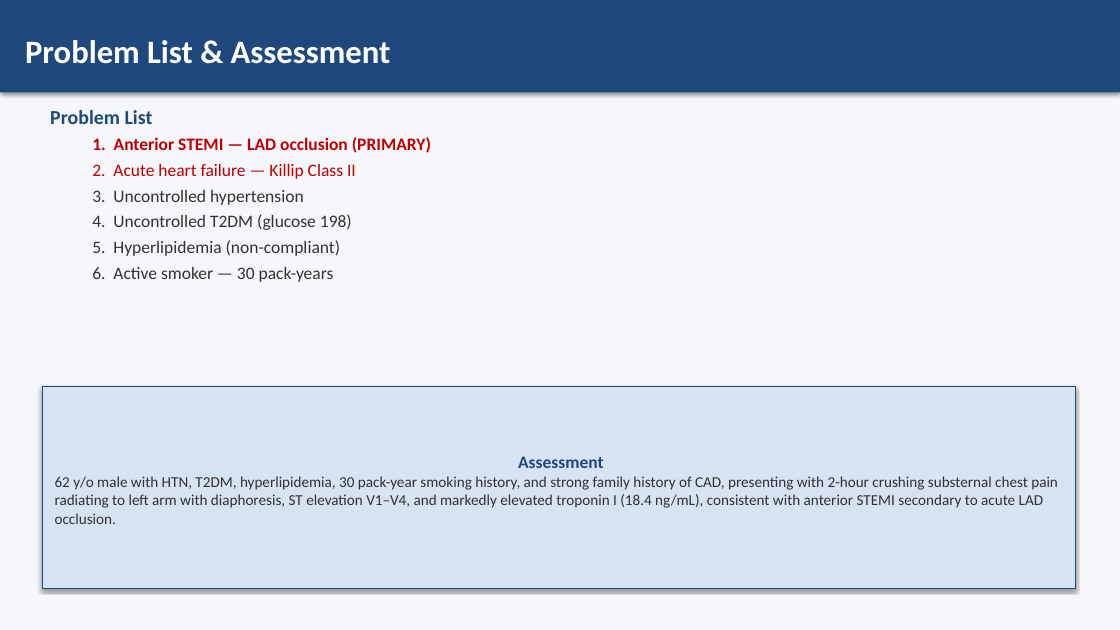
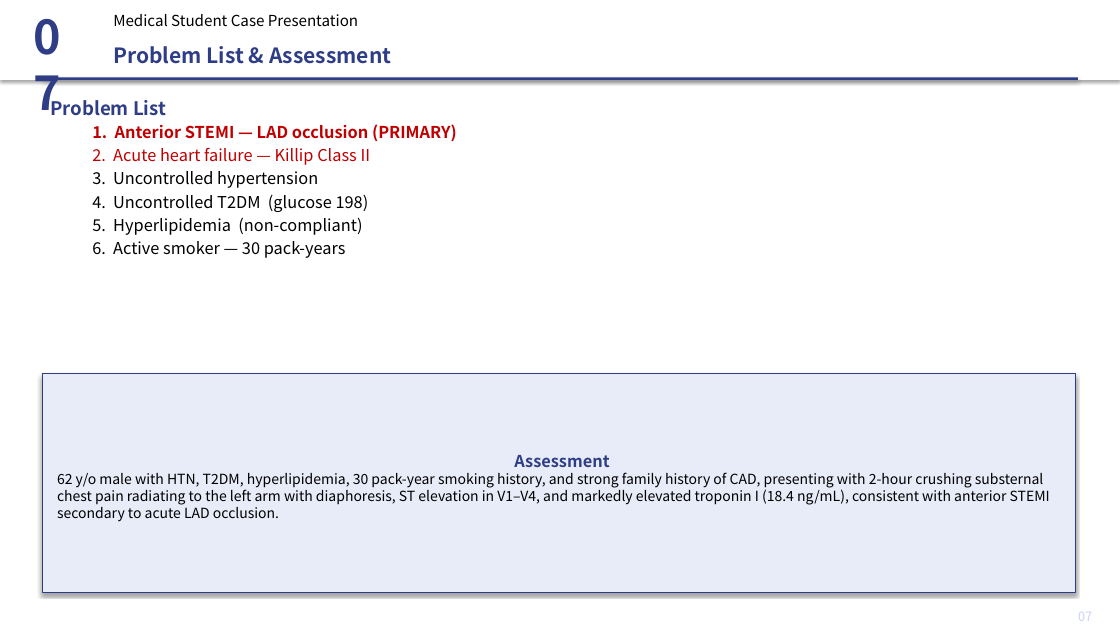
Before and after one commit to p16791918-lab/endo, a slide deck: slide 8 of case_MI.pptx. Drawn at 1120x630 pixels with LibreOffice and Linux fonts; fonts in the diff are those of the drawing. Boxes give left, top, right and bottom in pixels: in the first picture for what was removed or moved away, otherwise in the second. Text is boxed around its words. In the diff, an @@ line names an element or a change of style, - is before the commit and + after.

```diff
--- a/case_MI.pptx
+++ b/case_MI.pptx
@@ rectangle at (0,0,1120,630): fill #F5F7FA to #FFFFFF @@
@@ rectangle added at (0,0,1120,80), fill #FFFFFF @@
@@ text added at (25,4,92,76), 40 pt, text #2E3D86, bold @@
+07
@@ text added at (113,14,358,26), 13 pt, text #000000 @@
+Medical Student Case Presentation
@@ text "Problem List & Assessment": place and size @@
-text "Problem List & Assessment" at (0,0,1120,92)
+text "Problem List & Assessment" at (113,46,391,64)
@@ text "Problem List & Assessment" at (113,46,391,64): size 28 to 18 pt, font Calibri to Noto Sans CJK KR, text colour #FFFFFF to #2E3D86; vertical alignment middle to top; fill #1F497D to none; shadow off @@
@@ rectangle added at (42,77,1078,80), fill #2E3D86 @@
@@ text "Problem List": place and size @@
-text "Problem List" at (50,110,431,282)
+text "Problem List" at (50,100,457,258)
@@ text "Problem List" at (50,100,457,258): size 17 to 16 pt, text colour #1F497D to #2E3D86 in "Problem List"; font Calibri to Noto Sans CJK KR, size 15 to 14 pt; text colour #323232 to #000000 in "3. Uncontrolled hypertension", "4. Uncontrolled T2DM (glucose 198)", "5. Hyperlipidemia (non-compliant)", "6. Active smoker — 30 pack-years"; less space between paragraphs @@
@@ rectangle "Assessment": place and size @@
-rectangle "Assessment" at (42,386,1075,588)
+rectangle "Assessment" at (42,374,1075,592)
@@ rectangle "Assessment" at (42,374,1075,592): fill #D6E3F3 to #E8EBF8; outline #1F497D 0.75 pt to #2E3D86 0.75 pt @@
@@ text in rectangle at (57,472,1050,522): text changed; size 13 to 12 pt; font Calibri to Noto Sans CJK KR; text colour #323232 to #000000 @@
-62 y/o male with HTN, T2DM, hyperlipidemia, 30 pack-year smoking history, and strong family history of CAD, presenting with 2-hour crushing substernal chest pain radiating to left arm with diaphoresis, ST elevation V1–V4, and markedly elevated troponin I (18.4 ng/mL), consistent with anterior STEMI secondary to acute LAD occlusion.
+62 y/o male with HTN, T2DM, hyperlipidemia, 30 pack-year smoking history, and strong family history of CAD, presenting with 2-hour crushing substernal chest pain radiating to the left arm with diaphoresis, ST elevation in V1–V4, and markedly elevated troponin I (18.4 ng/mL), consistent with anterior STEMI secondary to acute LAD occlusion.
@@ text in rectangle at (514,455,609,467): size 15 to 14 pt, font Calibri to Noto Sans CJK KR, text colour #1F497D to #2E3D86 in "Assessment" @@
@@ text added at (1078,612,1092,621), 11 pt, text #CCD2F0 @@
+07
```
Also in this commit, not shown: 11 other slides changed, 1 other file.
